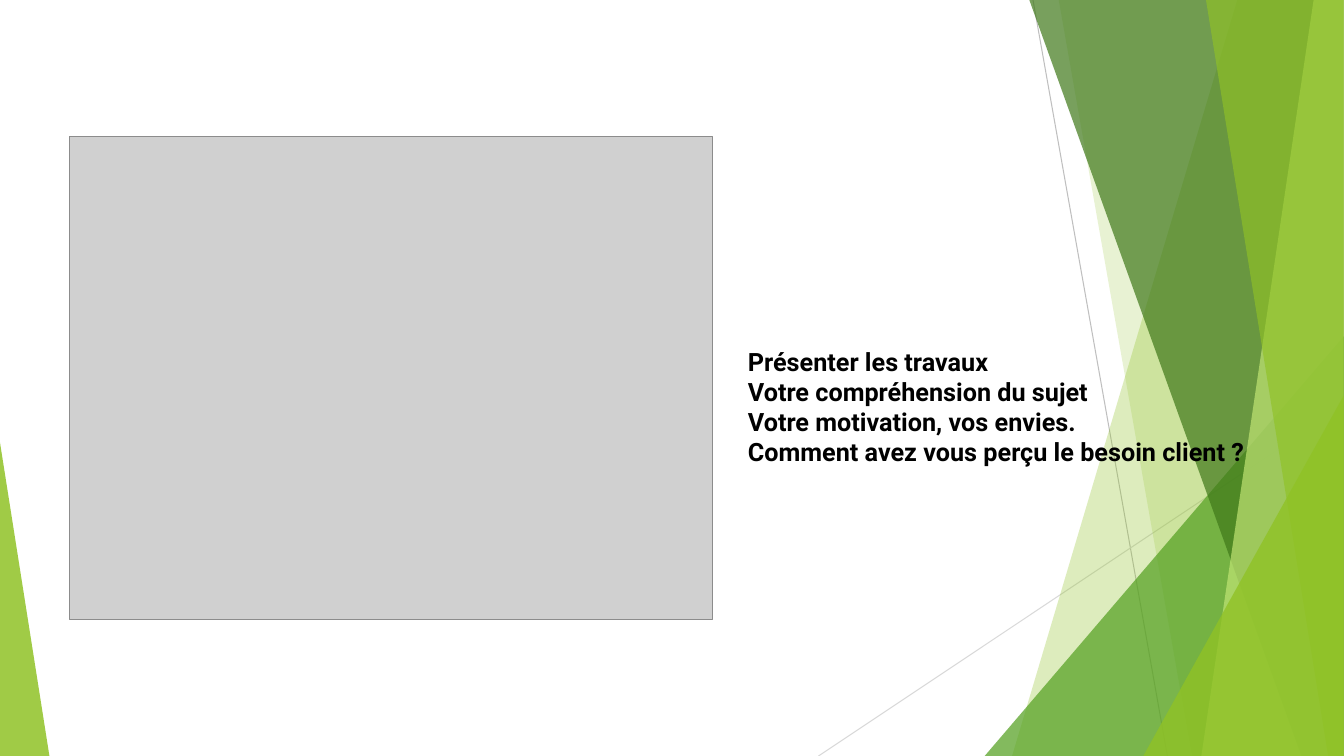
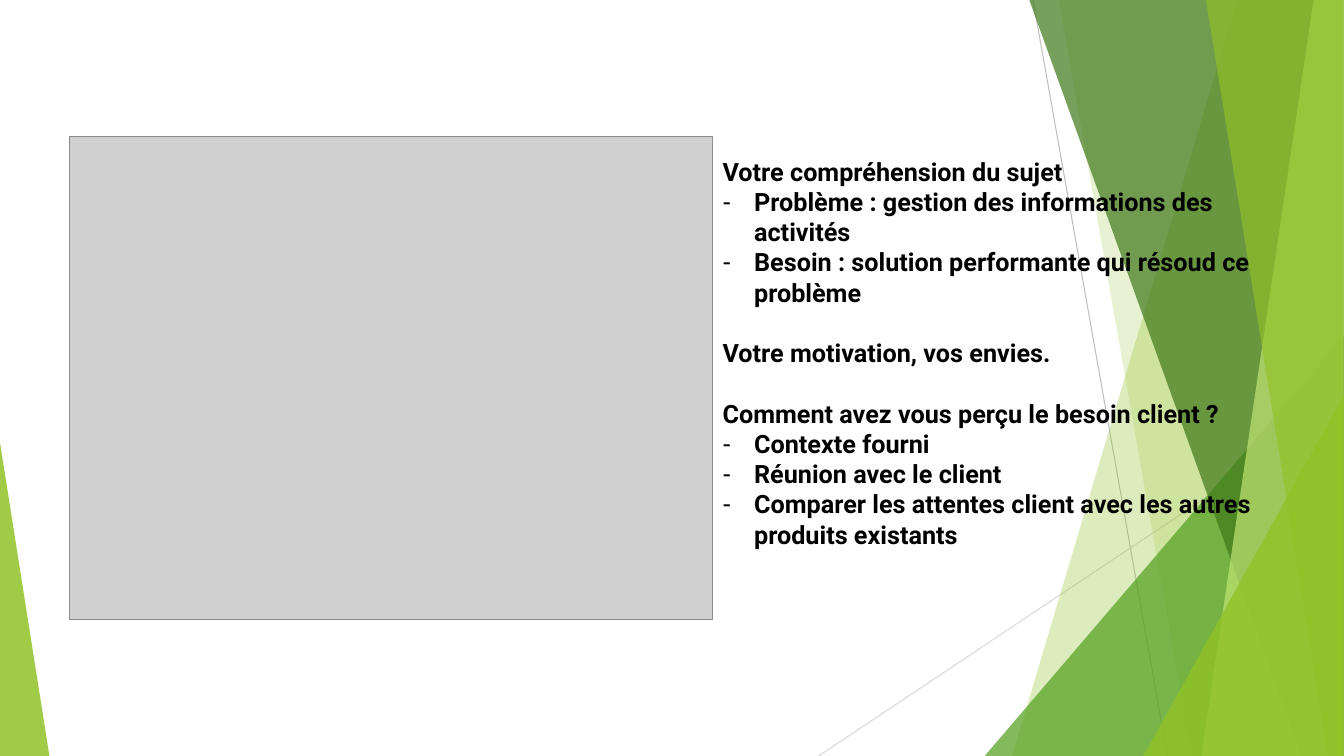
Before and after one commit to taconet1/Application-de-gestion, a slide deck: slide 1 of Présentation.pptx. Drawn at 1344x756 pixels with LibreOffice and Linux fonts; fonts in the diff are those of the drawing; grey boxes stand for pictures. Boxes give left, top, right and bottom in pixels: in the first picture for what was removed or moved away, otherwise in the second. Text is boxed around its words. In the diff, an @@ line names an element or a change of style, - is before the commit and + after.

Commit message:
Powerpoint

```diff
--- a/Présentation.pptx
+++ b/Présentation.pptx
@@ text "Votre compréhension du sujet": place and size @@
-text "Votre compréhension du sujet" at [748, 352, 1225, 467]
+text "Votre compréhension du sujet" at [723, 158, 1251, 549]
@@ text at [754, 188, 1249, 307]: paragraphs added @@
+– Problème : gestion des informations des activités
+– Besoin : solution performante qui résoud ce problème
@@ text at [748, 352, 988, 372]: paragraph removed @@
-Présenter les travaux
@@ text at [754, 434, 1251, 549]: paragraphs added @@
+– Contexte fourni
+– Réunion avec le client
+– Comparer les attentes client avec les autres produits existants
```
